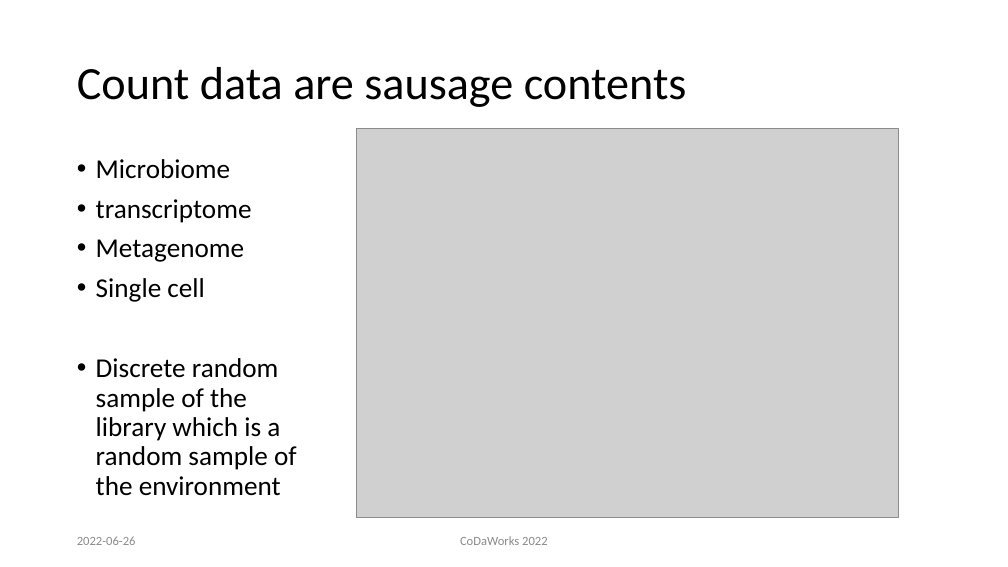
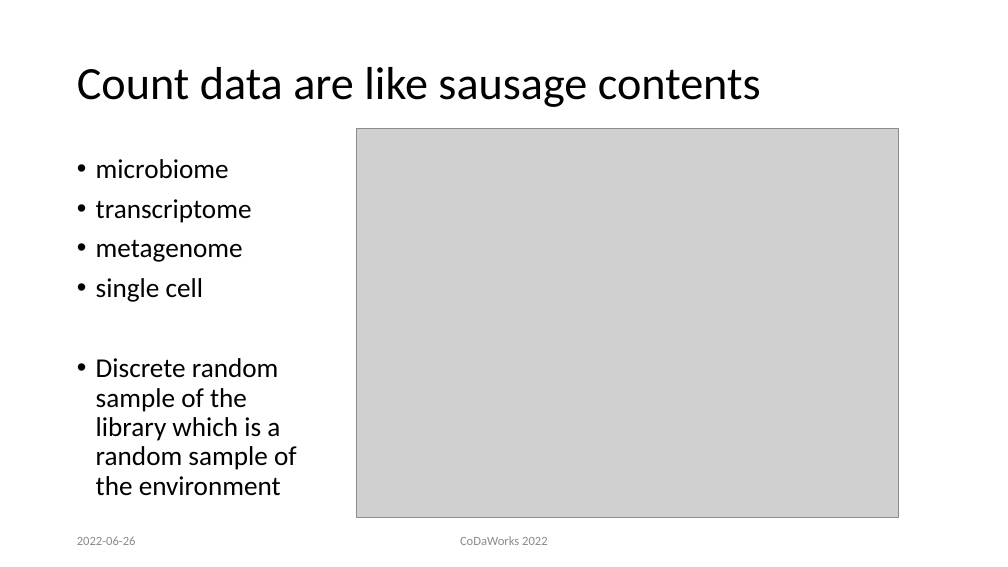
Before and after one commit to ggloor/compositions, a slide deck: slide 3 of presentations/aIc-CoDa-2022.pptx. Drawn at 1008x567 pixels with LibreOffice and Linux fonts; fonts in the diff are those of the drawing; grey boxes stand for pictures. Boxes give left, top, right and bottom in pixels: in the first picture for what was removed or moved away, otherwise in the second. Text is boxed around its words. In the diff, an @@ line names an element or a change of style, - is before the commit and + after.

```diff
--- a/presentations/aIc-CoDa-2022.pptx
+++ b/presentations/aIc-CoDa-2022.pptx
@@ title at bbox=[77, 67, 761, 107]: text changed @@
-Count data are sausage contents
+Count data are like sausage contents
@@ text at bbox=[96, 159, 229, 179]: text changed @@
-• Microbiome
+• microbiome
@@ text at bbox=[96, 239, 243, 302]: text changed @@
-• Metagenome
-• Single cell
+• metagenome
+• single cell
```
Also in this commit, not shown: 7 other slides changed, 1 slide added, 6 other files.
